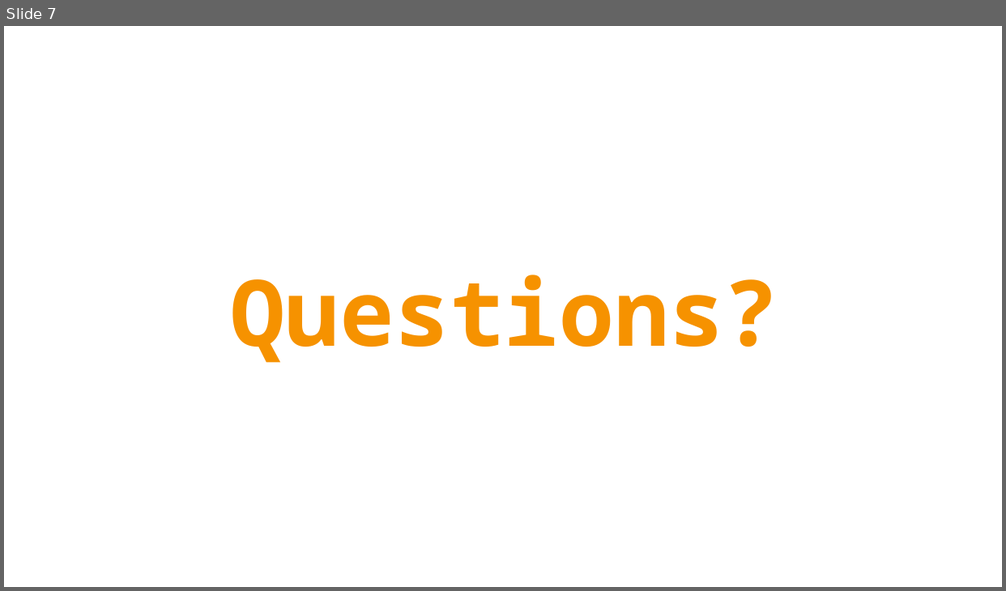
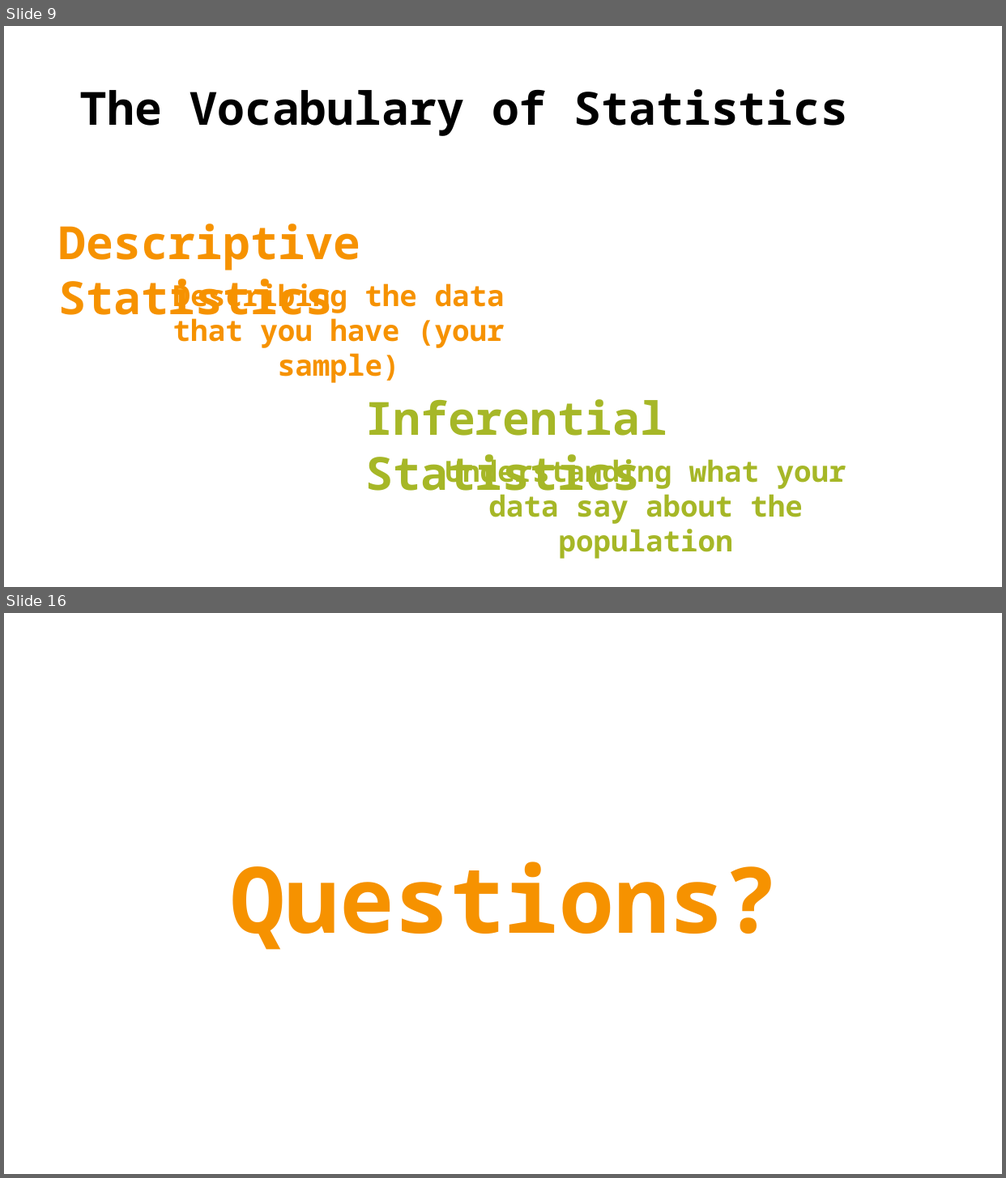
Before and after one commit to TysonStanley/EDU-6050, a slide deck: Slides/02_EDUC_6050_2018.pptx. Shown one above the other, each under a label of ours: slide 7 before the commit, slides 9 and 16 after it; the slides between them are not shown. The pictures are 1006x591 and 1006x1178 pixels, drawn with LibreOffice and Linux fonts; fonts in the diff are those of the drawing. Boxes give left, top, right and bottom in pixels: in the first picture for what was removed or moved away, otherwise in the second. Text is boxed around its words. In the diff, an @@ line names an element or a change of style, - is before the commit and + after.

```diff
--- a/Slides/02_EDUC_6050_2018.pptx
+++ b/Slides/02_EDUC_6050_2018.pptx
@@ slide 9 added at box(4, 26, 1002, 587), background #FFFFFF @@
@@ title added at box(80, 89, 849, 136), 44 pt, text #000000, bold @@
+The Vocabulary of Statistics
@@ text added at box(58, 224, 360, 327), 44 pt, text #F69200, bold @@
+Descriptive Statistics
@@ text added at box(173, 279, 505, 383), 28 pt, text #F69200, bold @@
+Describing the data that you have (your sample)
@@ text added at box(365, 399, 667, 502), 44 pt, text #A6B727, bold @@
+Inferential Statistics
@@ text added at box(445, 454, 846, 559), 28 pt, text #A6B727, bold @@
+Understanding what your data say about the population
@@ what was slide 7 is now slide 16 @@
```
Also in this commit, not shown: 5 slides changed, 9 other slides added, 1 slide removed, 1 other file.
